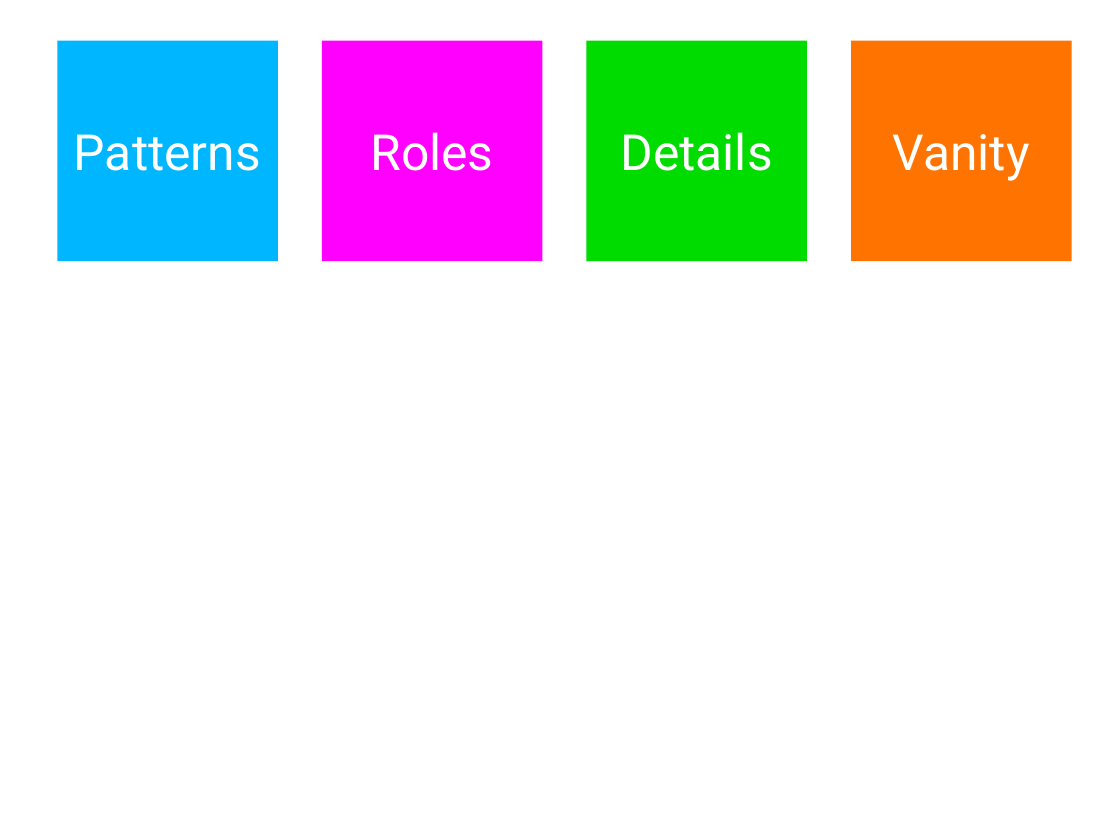
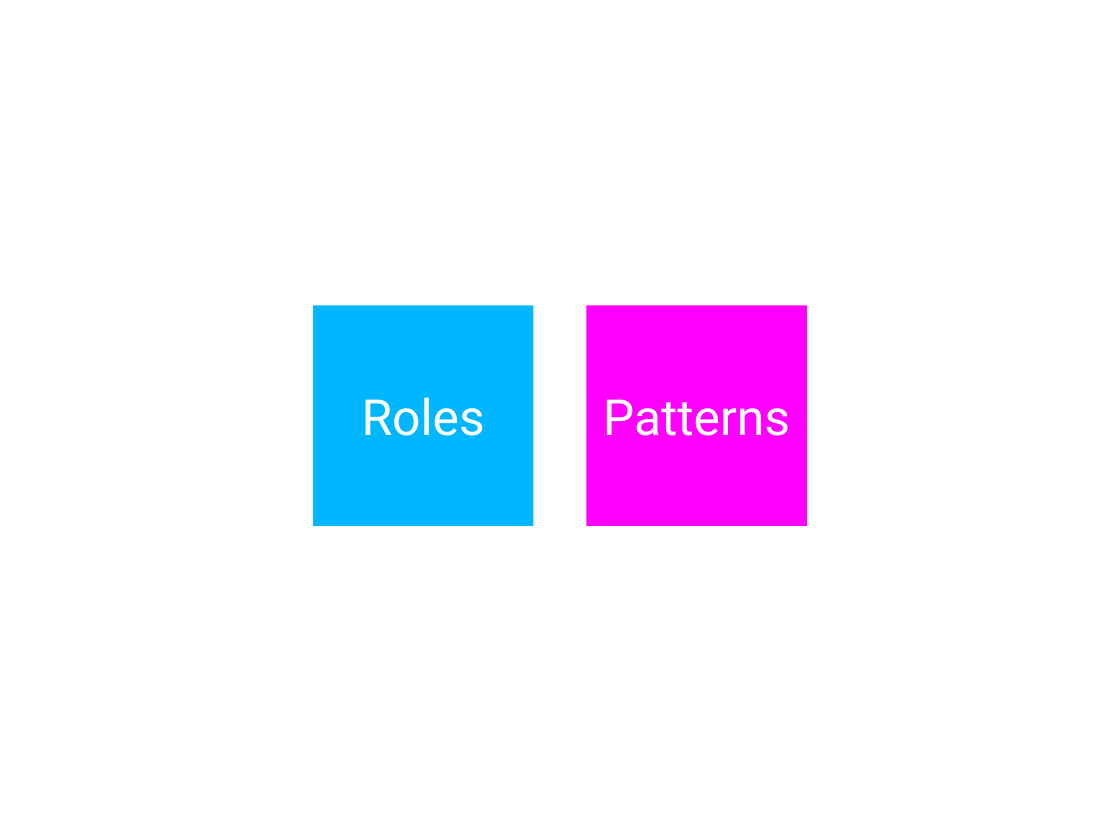
Before and after one commit to cessor/empathiccode, a slide deck: slide 78 of WeaselWords-DotnetDevCon.pptx (slide 53 before the commit). Drawn at 1120x840 pixels with LibreOffice and Linux fonts; fonts in the diff are those of the drawing. Boxes give left, top, right and bottom in pixels: in the first picture for what was removed or moved away, otherwise in the second. Text is boxed around its words. In the diff, an @@ line names an element or a change of style, - is before the commit and + after.

Commit message:
Forwarding to the patterns :D

```diff
--- a/WeaselWords-DotnetDevCon.pptx
+++ b/WeaselWords-DotnetDevCon.pptx
@@ rectangle removed at [587,40,808,261] @@
-Details
@@ rectangle removed at [851,40,1072,261] @@
-Vanity
@@ rectangle "Roles": place and size @@
-rectangle "Roles" at [321,40,542,261]
+rectangle "Roles" at [314,306,534,526]
@@ rectangle "Roles" at [314,306,534,526]: fill #FF00FF to #00B7FF @@
@@ rectangle "Patterns": place and size @@
-rectangle "Patterns" at [57,40,278,261]
+rectangle "Patterns" at [587,306,808,526]
@@ rectangle "Patterns" at [587,306,808,526]: fill #00B7FF to #FF00FF @@
```
Also in this commit, not shown: 17 other slides changed, 26 slides added, 6 slides removed, 2 other files.
